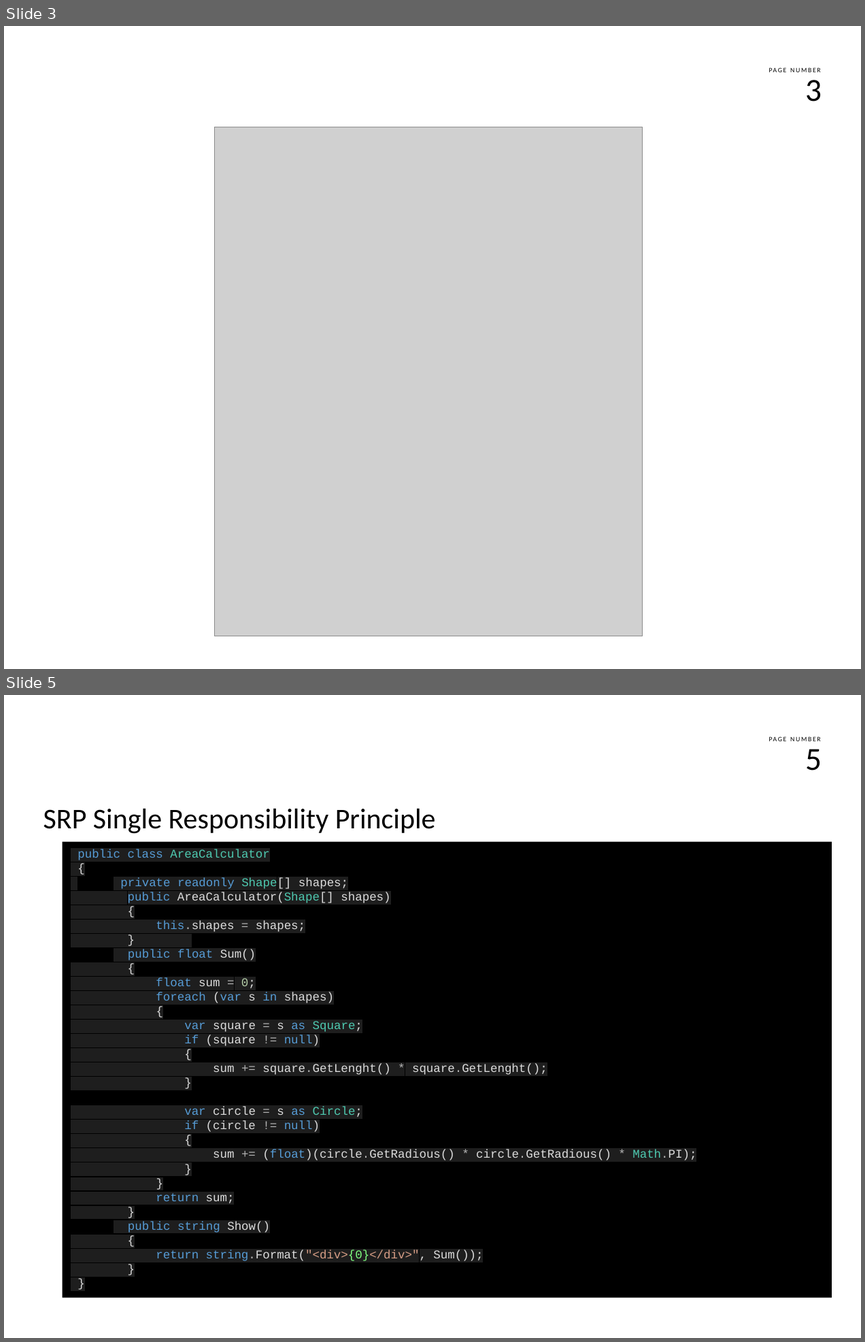
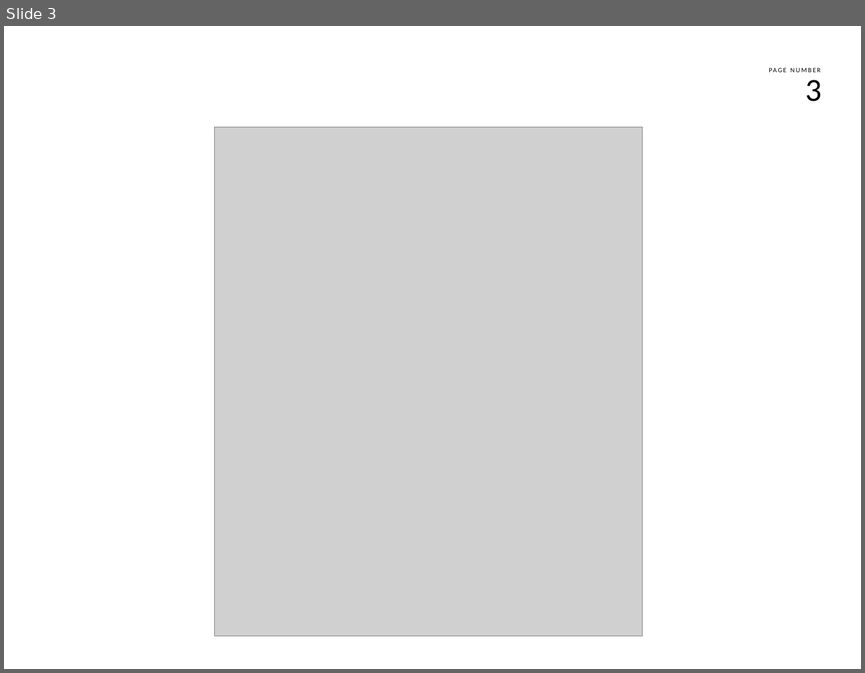
Before and after one commit to franco-melandri/NoIF, a slide deck: docs/noif.pptx. Shown one above the other, each under a label of ours: slides 3 and 5 before the commit, slide 3 after it; the slides between them are not shown. The pictures are 865x1342 and 865x673 pixels, drawn with LibreOffice and Linux fonts; fonts in the diff are those of the drawing; grey boxes stand for pictures; background and template pictures are left out. Boxes give left, top, right and bottom in pixels: in the first picture for what was removed or moved away, otherwise in the second. Text is boxed around its words. In the diff, an @@ line names an element or a change of style, - is before the commit and + after.

```diff
--- a/docs/noif.pptx
+++ b/docs/noif.pptx
@@ slide 5 removed at <box>4,695,861,1338</box>, background #FFFFFF; not listed: 2 template elements that a slide beside it also shows @@
@@ text removed at <box>43,808,436,834</box> @@
-SRP Single Responsibility Principle
@@ rectangle removed at <box>62,841,832,1297</box> @@
-public class AreaCalculator
-{
-private readonly Shape[] shapes;
-public AreaCalculator(Shape[] shapes)
-{
-this.shapes = shapes;
-}
-public float Sum()
-{
-float sum = 0;
-foreach (var s in shapes)
-{
-var square = s as Square;
-if (square != null)
-{
-sum += square.GetLenght() * square.GetLenght();
-}
-var circle = s as Circle;
-if (circle != null)
-{
-sum += (float)(circle.GetRadious() * circle.GetRadious() * Math.PI);
-}
-}
-return sum;
-}
-public string Show()
-{
-return string.Format("<div>{0}</div>", Sum());
-}
-}
```
Also in this commit, not shown: 1 slide added, 1 other slide removed, 4 other files.
